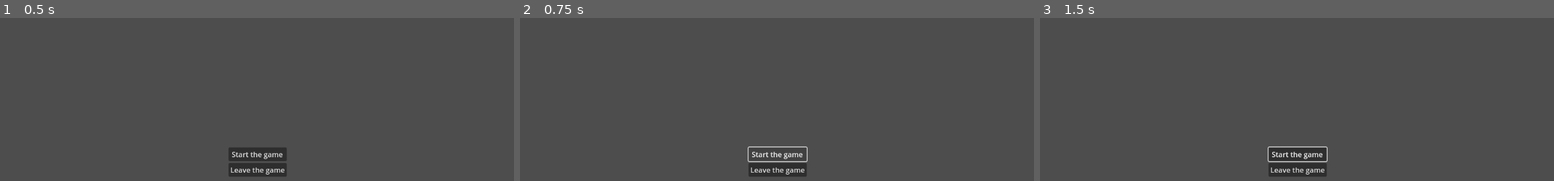
Above: before the commit, frames 1-3 (left to right).
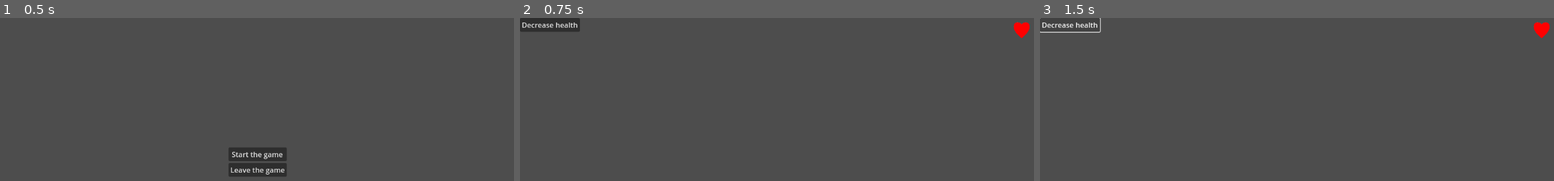
Above: after the commit, the same moments.

Repository: Kaporos/VampireLight
Game: Godot game, scene res://scenes/menu.tscn
The game is run twice, just before and just after one commit, with the same random seed, the same clock (stepped at 60 frames per second) and the same inputs.
Inputs (mouse positions are in pixels of both pictures, inside the frame that each line leads up to):
- Up to frame 1 (0.5 s): no input
- Up to frame 2 (0.75 s): click "Start the game" at 0.5 s
- Up to frame 3 (1.5 s): click (1070, 24) at 1.25 s, where only the run after the commit has a clickable "Decrease health"

Frame 1 is identical in both runs. In frame 2, 2.3% of the frame differs, in the area x 0-100%, y 0-98%; in frame 3, 2.4%.

Commit message:
adding basic HUD

Diff:
--- a/project.godot
+++ b/project.godot
@@ -15,6 +15,16 @@
 config/features=PackedStringArray("4.1", "GL Compatibility")
 config/icon="res://icon.svg"
 
+[autoload]
+
+RayCaster="*res://scripts/Raycaster.gd"
+
+[layer_names]
+
+2d_physics/layer_1="Player"
+2d_physics/layer_2="Lights"
+2d_physics/layer_3="Obstacles"
+
 [rendering]
 
 renderer/rendering_method="gl_compatibility"
--- /dev/null
+++ b/scenes/HUD.tscn
@@ -0,0 +1,39 @@
+[gd_scene load_steps=3 format=3 uid="uid://nts0a2yks63o"]
+
+[ext_resource type="Script" path="res://scripts/HUD.gd" id="1_1xvwp"]
+[ext_resource type="Texture2D" uid="uid://bdcq414d7l8g5" path="res://assets/icons/heart.png" id="3_jnykx"]
+
+[node name="HUD" type="Control"]
+layout_mode = 3
+anchors_preset = 15
+anchor_right = 1.0
+anchor_bottom = 1.0
+grow_horizontal = 2
+grow_vertical = 2
+script = ExtResource("1_1xvwp")
+
+[node name="Button" type="Button" parent="."]
+layout_mode = 0
+offset_right = 8.0
+offset_bottom = 8.0
+text = "Decrease health"
+
+[node name="Health" type="TextureProgressBar" parent="."]
+layout_mode = 1
+anchors_preset = 1
+anchor_left = 1.0
+anchor_right = 1.0
+offset_left = -51.0
+offset_top = 7.0
+offset_right = 460.0
+offset_bottom = 518.0
+grow_horizontal = 0
+scale = Vector2(0.08, 0.08)
+value = 100.0
+fill_mode = 3
+texture_under = ExtResource("3_jnykx")
+texture_progress = ExtResource("3_jnykx")
+tint_under = Color(0.658824, 0.658824, 0.658824, 1)
+tint_progress = Color(1, 0, 0, 1)
+
+[connection signal="pressed" from="Button" to="." method="_on_button_pressed"]
--- a/scenes/menu.tscn
+++ b/scenes/menu.tscn
@@ -1,6 +1,7 @@
-[gd_scene load_steps=2 format=3 uid="uid://ce3bfu2fifown"]
+[gd_scene load_steps=3 format=3 uid="uid://ce3bfu2fifown"]
 
 [ext_resource type="Script" path="res://scripts/menu.gd" id="1_0puyd"]
+[ext_resource type="PackedScene" uid="uid://nts0a2yks63o" path="res://scenes/HUD.tscn" id="2_xy7k4"]
 
 [node name="Menu" type="Control"]
 layout_mode = 3
@@ -10,6 +11,7 @@
 grow_horizontal = 2
 grow_vertical = 2
 script = ExtResource("1_0puyd")
+start_scene = ExtResource("2_xy7k4")
 
 [node name="VBoxContainer" type="VBoxContainer" parent="."]
 layout_mode = 1
--- /dev/null
+++ b/scripts/HUD.gd
@@ -0,0 +1,18 @@
+extends Control
+
+
+@export var maxHealth = 100;
+var health = maxHealth: set = _setted_health;
+
+func _ready():
+	reset();
+
+func reset():
+	health = maxHealth
+
+func _setted_health(value):
+	$Health.value = health;
+	health = value
+
+func _on_button_pressed():
+	health -= 5
Binary file added: assets/icons/heart.png
Not shown, added: assets/icons/heart.png.import
Binary file added: assets/white_circle.png
Not shown, added: assets/white_circle.png.import
